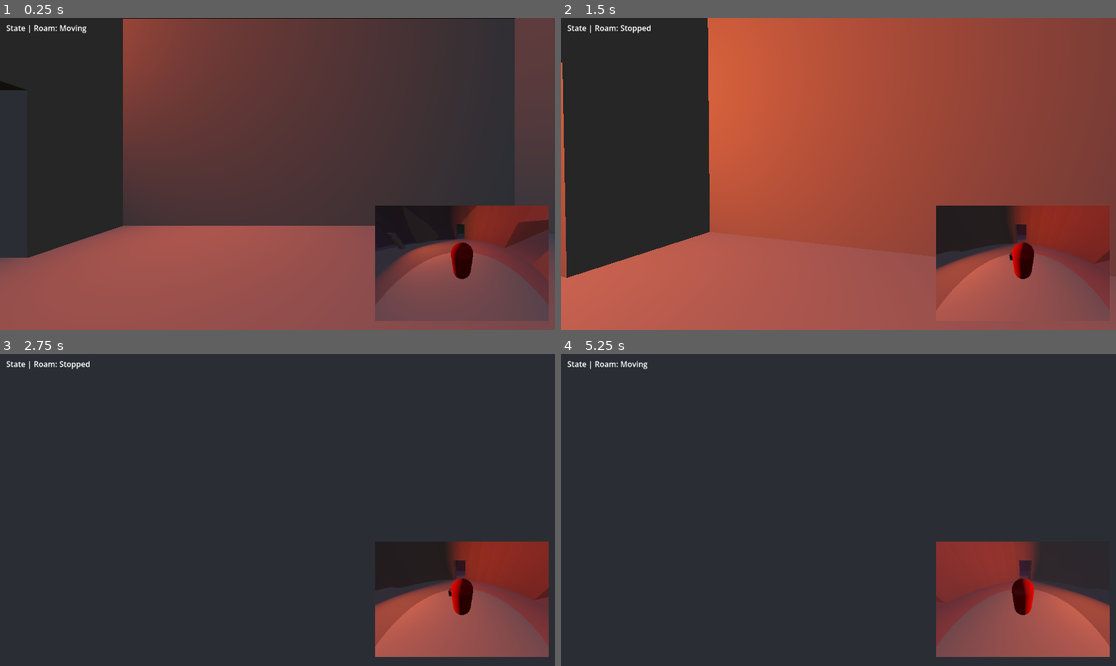
Above: before the commit, frames 1-4 (two rows, left to right).
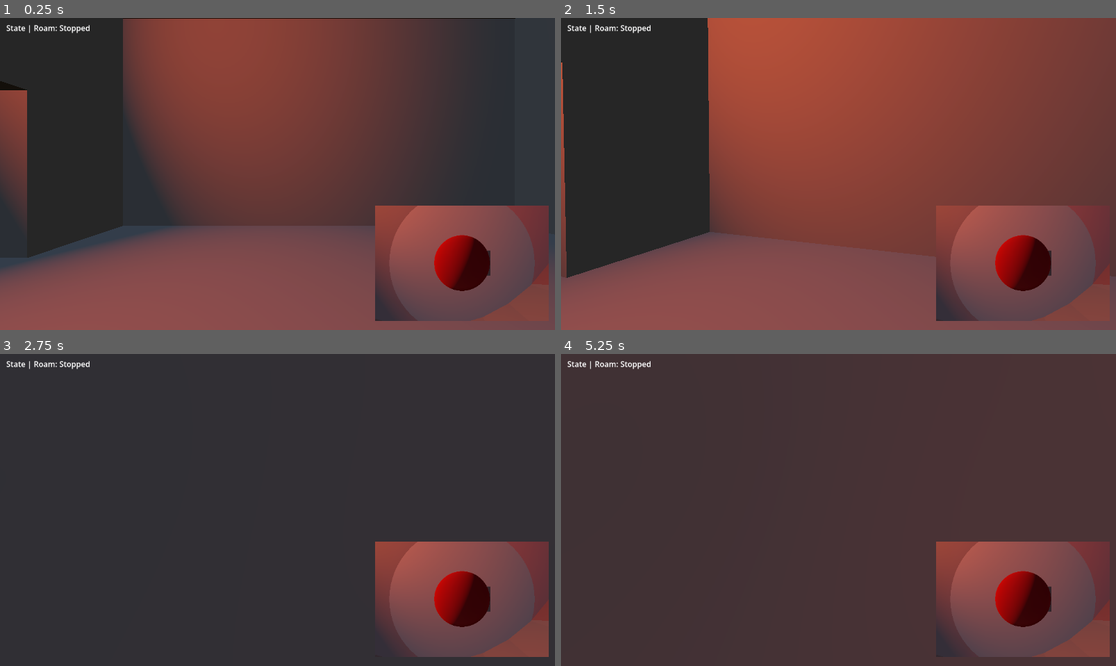
Above: after the commit, the same moments.

Repository: csmoulaison/bunny_ai
Game: Godot game, scene res://level.tscn
Same seed, same stepped clock (60 frames per second), same inputs: the game is played once before the commit and once after it.
Inputs (mouse positions are in pixels of both pictures, inside the frame that each line leads up to):
- Up to frame 1 (0.25 s): no input
- Up to frame 2 (1.5 s): move the mouse to (866, 174) at 0.52 s; hold Ctrl (crouch) 0.53-1.28 s; hold W (move_forward) from 0.53 s (still down); move the mouse to (810, 174) at 1.27 s; tap Shift (run) at 1.35 s
- Up to frame 3 (2.75 s): keep holding W (move_forward); move the mouse to (288, 503) at 2.02 s; hold Ctrl (crouch) from 2.03 s (still down)
- Up to frame 4 (5.25 s): keep holding W (move_forward); move the mouse to (832, 516) at 2.77 s; release Ctrl (crouch) at 2.78 s; tap Shift (run) at 2.85, 4.35 s; tap Enter at 3.5, 5 s; move the mouse to (877, 513) at 3.52 s; hold Ctrl (crouch) 3.53-4.28 s; tap Space at 4.25 s; move the mouse to (794, 506) at 4.27 s; move the mouse to (844, 510) at 5.02 s; hold Ctrl (crouch) from 5.03 s (still down)

The runs differ from the first frame. In frame 1, 41% of the frame differs, in the area x 0-100%, y 0-98%; in frame 2, 46%; in frame 3, 9.1%; in frame 4, 65%, in the area x 10-100%, y 0-100%.

Commit message:
Parameterize enemy values

Diff:
--- a/enemy.gd
+++ b/enemy.gd
@@ -25,11 +25,29 @@
 
 @export var player: Node3D
 @export var path_nodes: Array[Node3D]
-@export var speed: float = 3.0
 @export var acceleration: float = 20.0
 @export var state: State
 ## Radii for detection zones (0: Death Zone, 1: Danger Zone, 2: Detection Zone)
 @export var detection_radii: Array[float] = [ 6.0, 12.0, 24.0 ]
+@export var navigation_stop_distance = 0.1
+@export var investigate_search_distance_min: float = 2.0
+@export var investigate_search_distance_max: float = 4.0
+
+@export_group("State speeds")
+@export var roam_speed: float = 3.0
+@export var investigate_to_target_speed: float = 5.0
+@export var investigate_search_speed: float = 4.0
+@export var hunt_speed: float = 8.0
+
+@export_group("State length ranges")
+@export var roam_listen_min_seconds: float = 6.0
+@export var roam_listen_max_seconds: float = 12.0
+@export var roam_move_min_seconds: float = 6.0
+@export var roam_move_max_seconds: float = 8.0
+@export var investigate_search_min_seconds: float = 8.0
+@export var investigate_search_max_seconds: float = 16.0
+@export var investigate_listen_min_seconds: float = 3.0
+@export var investigate_listen_max_seconds: float = 6.0
 
 @onready var nav = $NavigationAgent3D
 
@@ -37,13 +55,37 @@
 var current_target: Vector3
 
 ## Used for both exiting and entering listen state
-var listen_countdown: float = randf() * 10.0
+var move_state_countdown: float = 0.0
 var investigate_countdown: float = 0.0
 
 func _ready():
 	var sound_emitters = get_tree().get_nodes_in_group("SoundEmitters")
 	for emitter in sound_emitters:
 		emitter.sound.connect(on_sound)
+
+func _physics_process(dt: float):
+	var speed = 0.0
+	match state:
+		State.ROAM_MOVE:
+			speed = roam_speed
+		State.INVESTIGATE_MOVE_TO_TARGET:
+			speed = investigate_to_target_speed
+		State.INVESTIGATE_MOVE_IN_RADIUS:
+			speed = investigate_search_speed
+		State.HUNT:
+			speed = hunt_speed
+
+	var target_velocity: Vector3 = Vector3.ZERO
+	var target_delta: Vector3 = nav.get_next_path_position() - global_transform.origin;
+	# TODO(conner): I think we might not need to even check this now, as this
+	# should always be caught and handled first by the state logic, and the
+	# speed is already defaulted to zero up there. The conditional rotation
+	# logic will need to change, of course, but that won't survive anyway.
+	if(target_delta.length()) > navigation_stop_distance:
+		target_velocity = target_delta.normalized() * speed
+		$Pivot.rotation.y = atan2(target_velocity.x, target_velocity.z)
+	velocity = velocity.move_toward(target_velocity, acceleration * dt)
+	move_and_slide()
 
 func on_sound(origin: Vector3, type: Sound.Type):
 	print("Sound triggered | pos: ", origin, " type: ", type)
@@ -57,6 +99,9 @@
 	# behavior, but I think this would make things both clearer and more
 	# dynamic. It's already being gestured at discretely as is, but with some
 	# situations that feel like gaps, like walking close in the detection zone.
+	if state == State.HUNT:
+		return
+
 	var distance: float = (origin - position).length()
 	if distance < detection_radii[0]: # Death zone
 		if(type == Sound.Type.BREATH
@@ -65,7 +110,7 @@
 		|| type == Sound.Type.RUN_FOOTSTEP):
 			# TODO(conner): Kill the player
 			var _tmp
-	if distance < detection_radii[1]: # Danger zone
+	else: if distance < detection_radii[1]: # Danger zone
 		if(type == Sound.Type.WALK_FOOTSTEP
 		|| type == Sound.Type.RUN_FOOTSTEP):
 			state = State.HUNT
@@ -98,27 +143,27 @@
 			current_path_node = 0
 	nav.target_position = path_nodes[current_path_node].position
 	# Randomly stop to listen
-	if(countdown_listen(dt)):
-		listen_countdown = randf() * 5.0
+	if(countdown_move_state(dt)):
+		move_state_countdown = randf_range(roam_listen_min_seconds, roam_listen_max_seconds)
 		state = State.ROAM_LISTEN
 
 func roam_listen_state(dt: float):
 	nav.target_position = position
-	if(countdown_listen(dt)):
-		listen_countdown = randf() * 10.0
+	if(countdown_move_state(dt)):
+		move_state_countdown = randf_range(roam_move_min_seconds, roam_move_max_seconds)
 		state = State.ROAM_MOVE
 
 func investigate_move_to_target_state(_dt: float):
 	if (current_target - position).length() < 0.2:
 		nav.target_position = position
-		investigate_countdown = randf_range(5.0, 10.0)
-		listen_countdown = randf() * 4.0
+		investigate_countdown = randf_range(investigate_search_min_seconds, investigate_search_max_seconds)
+		move_state_countdown = randf_range(investigate_listen_min_seconds, investigate_listen_max_seconds)
 		state = State.INVESTIGATE_LISTEN
 	else:
 		nav.target_position = current_target
 
 func investigate_listen_state(dt: float):
-	if(countdown_listen(dt)):
+	if(countdown_move_state(dt)):
 		var count = 0
 		var space_state = get_world_3d().direct_space_state
 		var search_position_result: SearchRadiusPositionResult = try_find_search_radius_position(count, space_state)
@@ -130,38 +175,31 @@
 	countdown_investigation_to_roam(dt)
 
 func investigate_move_in_radius_state(dt: float):
-	if (nav.target_position - position).length() < 0.3:
+	if (nav.target_position - position).length() < navigation_stop_distance * 1.5:
 		nav.target_position = position
-		listen_countdown = randf() * 3.0
+		move_state_countdown = randf_range(investigate_listen_min_seconds, investigate_listen_max_seconds)
 		state = State.INVESTIGATE_LISTEN
 	countdown_investigation_to_roam(dt)
 
 func hunt_state(_dt: float):
 	nav.target_position = player.position
 
-func _physics_process(dt: float):
-	var target_velocity: Vector3 = Vector3.ZERO
-	var target_delta: Vector3 = nav.get_next_path_position() - global_transform.origin;
-	if(target_delta.length()) > 0.1:
-		target_velocity = target_delta.normalized() * speed
-	velocity = velocity.move_toward(target_velocity, acceleration * dt)
-	$Pivot.rotation.y = atan2(target_velocity.x, target_velocity.z)
-	move_and_slide()
-
 func try_find_search_radius_position(count: int, space_state: PhysicsDirectSpaceState3D) -> SearchRadiusPositionResult:
 	if count > 100:
-		print("Too many attempts. Giving up finding new search radius position.")
+		print("Too many attempts. Giving up finding new search radius position. Tell Conner this happened.")
 		return SearchRadiusPositionResult.new(true, position)
 
+	# Choose a random search point within the radius range, attenuated
+	# proportionally to many attempts we've made (count).
 	var angle: float = randf() * 2.0 * PI
-	var radius: float = sqrt(randf_range(2.0 - count / 50.0, 4.0 - count / 25.0))
+	var radius: float = sqrt(randf_range(investigate_search_distance_min - (investigate_search_distance_min * count / 100.0), investigate_search_distance_max - (investigate_search_distance_max * count / 100.0)))
 	var circle_position := current_target + Vector3(radius * cos(angle), 0.0, radius * sin(angle))
 
 	# Check if position on circle hits a wall, defined as having
 	# an angle greater than 0.8 radians.
-	var ray_origin := Vector3(position.x, position.y + 0.0, position.z)
-	var ray_query := PhysicsRayQueryParameters3D.create(ray_origin, circle_position)
-	var result := space_state.intersect_ray(ray_query)
+	var ray_origin = Vector3(position.x, position.y + 0.0, position.z)
+	var ray_query = PhysicsRayQueryParameters3D.create(ray_origin, circle_position)
+	var result = space_state.intersect_ray(ray_query)
 	if !result.is_empty():
 		var normal: Vector3 = result["normal"]
 		var dot: float = normal.dot(Vector3.UP)
@@ -170,21 +208,25 @@
 			return SearchRadiusPositionResult.new(false, Vector3.ZERO)
 
 	# Cast for closest y floor position
-	var closest_y: float = 1000.0
+	var closest_y: float = 100000.0
 	# UP from position
-	var ray_end := circle_position + (Vector3.UP * 10.0)
+	var ray_end = circle_position + (Vector3.UP * 100.0)
 	ray_query = PhysicsRayQueryParameters3D.create(circle_position, ray_end)
 	result = space_state.intersect_ray(ray_query)
 	if !result.is_empty():
 		closest_y = result["position"].y
 	# DOWN from position
-	ray_end = circle_position + (Vector3.DOWN * 10.0)
+	ray_end = circle_position + (Vector3.DOWN * 100.0)
 	ray_query = PhysicsRayQueryParameters3D.create(circle_position, ray_end)
 	result = space_state.intersect_ray(ray_query)
 	if !result.is_empty():
 		var down_y = result["position"].y
 		if abs(down_y - position.y) < abs(closest_y - position.y):
 			closest_y = down_y
+
+	if(closest_y != 100000.0):
+		print("closest_y = 100000.0. Tell Conner this happened, probably shouldn't ever be the case.")
+		return SearchRadiusPositionResult.new(false, Vector3.ZERO)
 
 	if nav.is_target_reachable():
 		return SearchRadiusPositionResult.new(true, Vector3(circle_position.x, closest_y, circle_position.z))
@@ -199,6 +241,6 @@
 		# where we are. Some dot product stuff, you know.
 		state = State.ROAM_MOVE
 
-func countdown_listen(dt: float) -> bool:
-	listen_countdown -= dt
-	return listen_countdown < 0.0
+func countdown_move_state(dt: float) -> bool:
+	move_state_countdown -= dt
+	return move_state_countdown < 0.0
